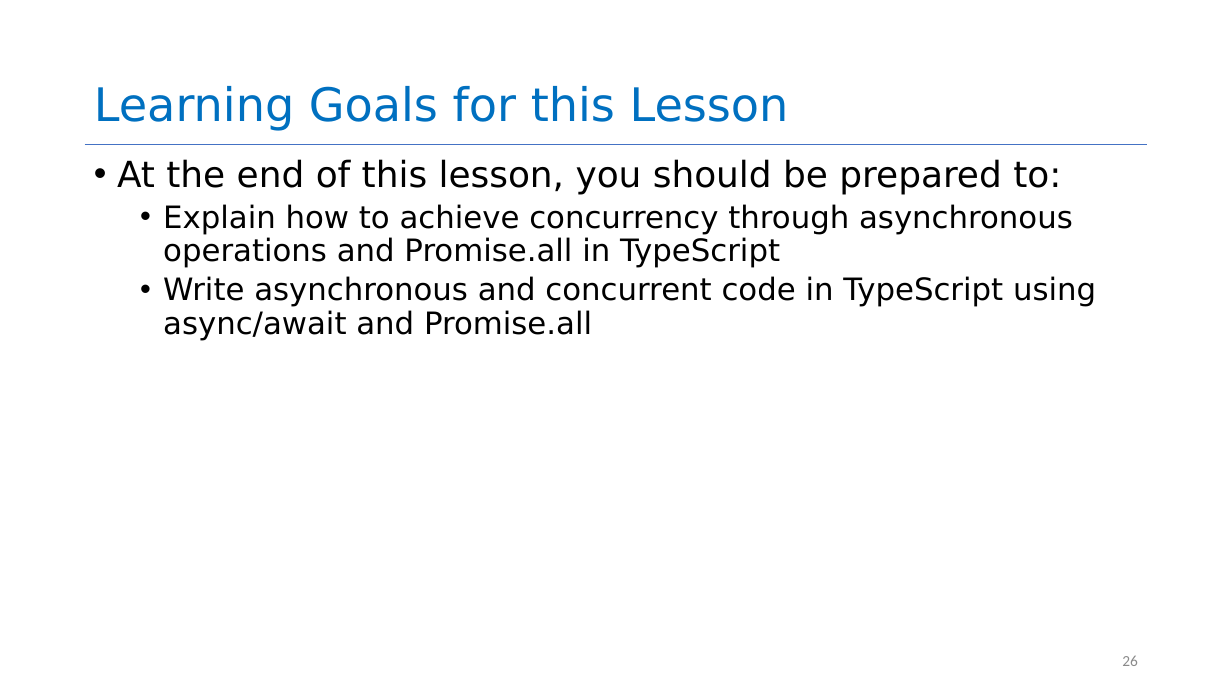
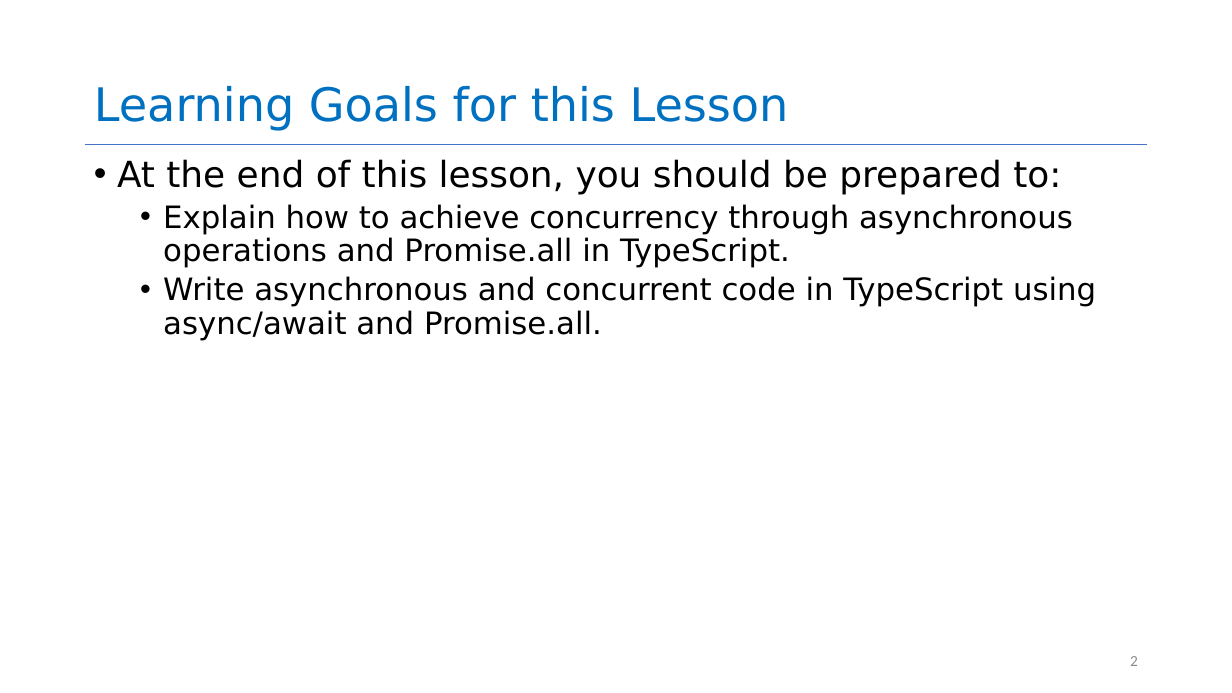
Before and after one commit to neu-se/CS4530-Fall-2022, a slide deck: slide 2 of Slides/Lecture 05 Concurrency Patterns in Typescript.pptx (slide 26 before the commit). Drawn at 1232x693 pixels with LibreOffice and Linux fonts; fonts in the diff are those of the drawing. Boxes give left, top, right and bottom in pixels: in the first picture for what was removed or moved away, otherwise in the second. Text is boxed around its words. In the diff, an @@ line names an element or a change of style, - is before the commit and + after.

```diff
--- a/Slides/Lecture 05 Concurrency Patterns in Typescript.pptx
+++ b/Slides/Lecture 05 Concurrency Patterns in Typescript.pptx
@@ text at [163,204,1096,341]: text changed @@
-  • Explain how to achieve concurrency through asynchronous operations and Promise.all in TypeScript
-  • Write asynchronous and concurrent code in TypeScript using async/await and Promise.all
+  • Explain how to achieve concurrency through asynchronous operations and Promise.all in TypeScript.
+  • Write asynchronous and concurrent code in TypeScript using async/await and Promise.all.
@@ page number at [1130,656,1138,666]: text changed @@
-26
+2
```
Also in this commit, not shown: 1 other slide changed, 1 slide added, 3 other files.
